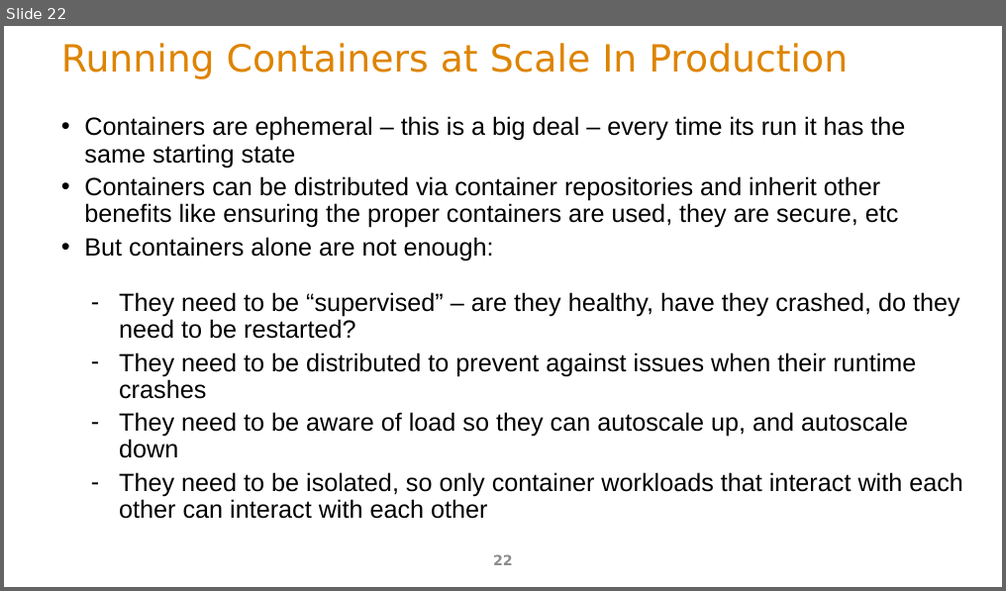
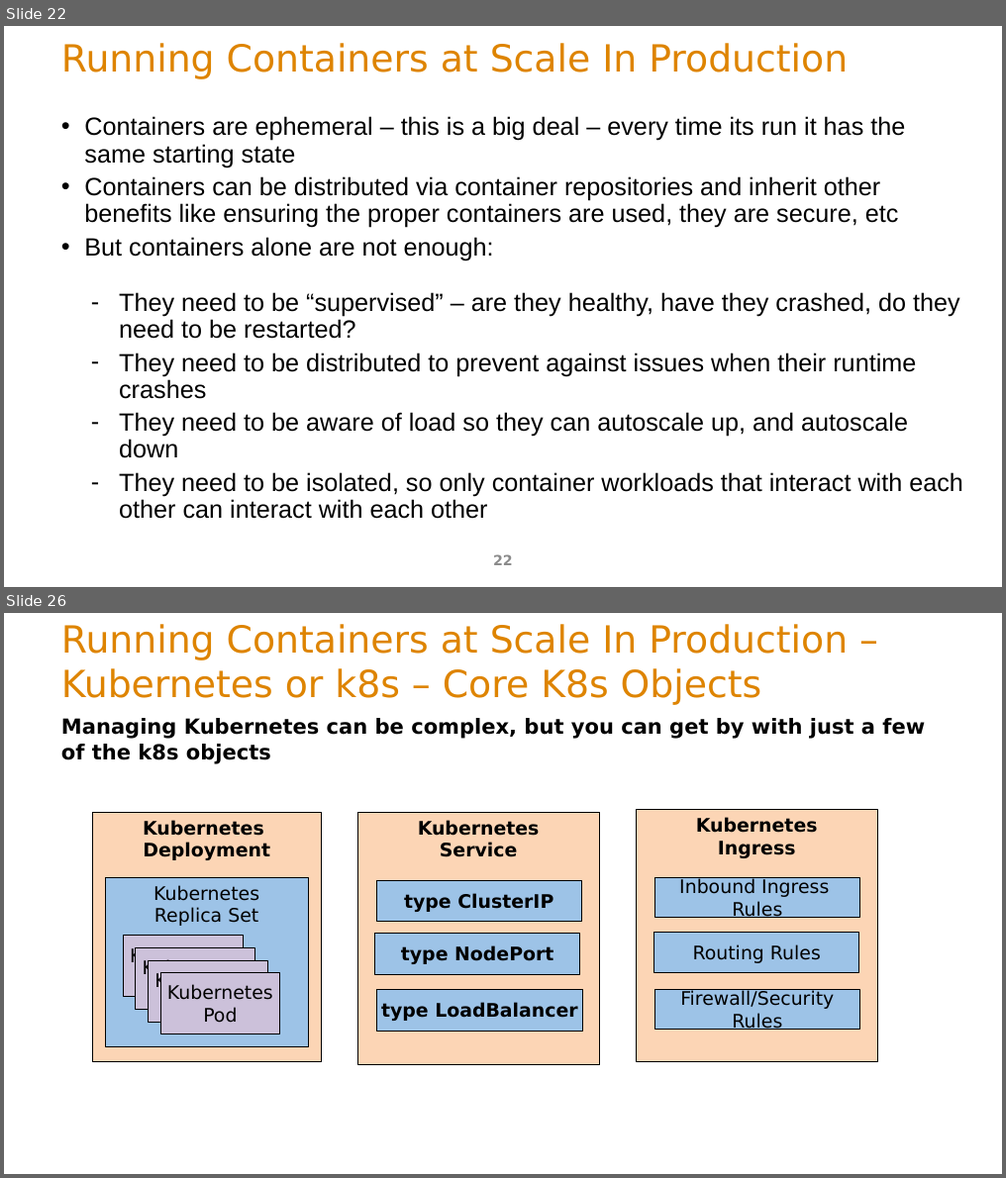
Before and after one commit to ArchitectingSoftware/SE577-SoftwareArchitecture, a slide deck: lectures/m7LinuxDockerK8sArchitecture.pptx. Shown one above the other, each under a label of ours: slide 22 before the commit, slides 22 and 26 after it; the slides between them are not shown. The pictures are 1006x591 and 1006x1178 pixels, drawn with LibreOffice and Linux fonts; fonts in the diff are those of the drawing. Boxes give left, top, right and bottom in pixels: in the first picture for what was removed or moved away, otherwise in the second. Text is boxed around its words. In the diff, an @@ line names an element or a change of style, - is before the commit and + after.

```diff
--- a/lectures/m7LinuxDockerK8sArchitecture.pptx
+++ b/lectures/m7LinuxDockerK8sArchitecture.pptx
@@ slide 26 added at (4, 613, 1002, 1174), background #FFFFFF @@
@@ title added at (61, 624, 847, 705), 36 pt, text #DE8400 @@
+Running Containers at Scale In Production –
+Kubernetes or k8s – Core K8s Objects
@@ text added at (61, 718, 925, 764), 20 pt, text #000000, bold @@
+Managing Kubernetes can be complex, but you can get by with just a few
+of the k8s objects
@@ rectangle added at (92, 813, 321, 1062), fill #FCD5B5, outline #000000 0.75 pt, 18 pt, text #000000, bold @@
+Kubernetes
+Deployment
@@ rectangle added at (358, 813, 599, 1065), fill #FCD5B5, outline #000000 0.75 pt, 18 pt, text #000000, bold @@
+Kubernetes
+Service
@@ rectangle added at (636, 810, 877, 1062), fill #FCD5B5, outline #000000 0.75 pt, 18 pt, text #000000, bold @@
+Kubernetes
+Ingress
@@ rectangle added at (105, 878, 308, 1048), fill #9DC3E7, outline #000000 0.75 pt, 18 pt, text #000000 @@
+Kubernetes
+Replica Set
@@ rectangle added at (655, 877, 860, 918), fill #9DC3E7, outline #000000 0.75 pt, 18 pt, text #000000 @@
+Inbound Ingress
+Rules
@@ rectangle added at (377, 880, 582, 922), fill #9DC3E7, outline #000000 0.75 pt, 18 pt, text #000000, bold @@
+type ClusterIP
@@ rectangle added at (123, 936, 243, 997), fill #CCC1DA, outline #000000 0.75 pt, 18 pt, text #000000 @@
+Kubernetes
+Pod
@@ rectangle added at (375, 934, 580, 974), fill #9DC3E7, outline #000000 0.75 pt, 18 pt, text #000000, bold @@
+type NodePort
@@ rectangle added at (654, 933, 859, 973), fill #9DC3E7, outline #000000 0.75 pt, 18 pt, text #000000 @@
+Routing Rules
@@ rectangle added at (136, 949, 255, 1010), fill #CCC1DA, outline #000000 0.75 pt, 18 pt, text #000000 @@
+Kubernetes
+Pod
@@ rectangle added at (148, 960, 267, 1022), fill #CCC1DA, outline #000000 0.75 pt, 18 pt, text #000000 @@
+Kubernetes
+Pod
@@ rectangle added at (160, 973, 280, 1035), fill #CCC1DA, outline #000000 0.75 pt, 18 pt, text #000000 @@
+Kubernetes
+Pod
@@ rectangle added at (377, 989, 583, 1031), fill #9DC3E7, outline #000000 0.75 pt, 18 pt, text #000000, bold @@
+type LoadBalancer
@@ rectangle added at (655, 989, 860, 1030), fill #9DC3E7, outline #000000 0.75 pt, 18 pt, text #000000 @@
+Firewall/Security
+Rules
```
Also in this commit, not shown: 3 other slides added, 1 other file.
